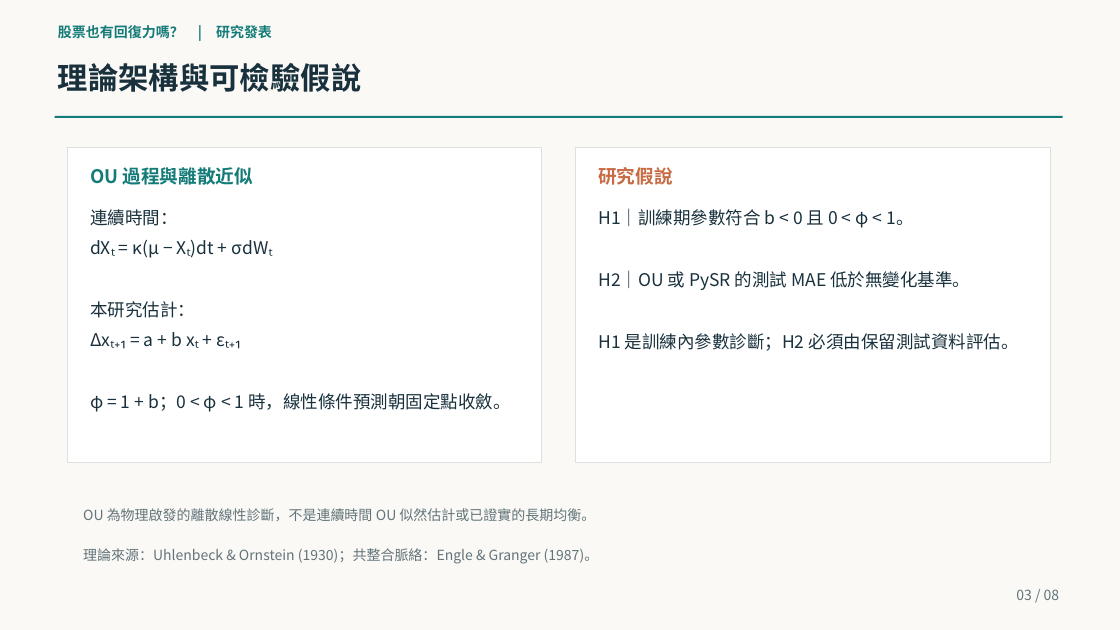
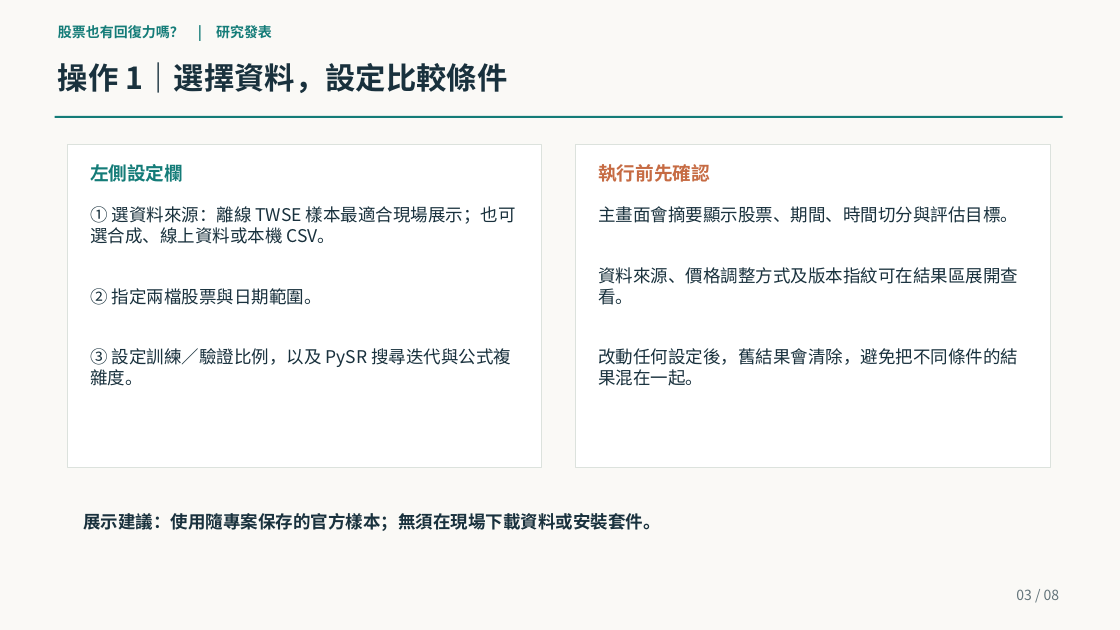
Before and after one commit to yinglinlin010/market-physics-lab, a slide deck: slide 3 of slides/midterm_90s.pptx. Drawn at 1120x630 pixels with LibreOffice and Linux fonts; fonts in the diff are those of the drawing. Boxes give left, top, right and bottom in pixels: in the first picture for what was removed or moved away, otherwise in the second. Text is boxed around its words. In the diff, an @@ line names an element or a change of style, - is before the commit and + after.

```diff
--- a/slides/midterm_90s.pptx
+++ b/slides/midterm_90s.pptx
@@ text at [58, 62, 508, 93]: text changed @@
-理論架構與可檢驗假說
+操作 1｜選擇資料，設定比較條件
@@ rectangle: place and size @@
-rectangle at [67, 147, 542, 462]
+rectangle at [67, 145, 542, 468]
@@ rectangle: place and size @@
-rectangle at [576, 147, 1050, 462]
+rectangle at [576, 145, 1050, 468]
@@ text at [90, 164, 183, 182]: text changed @@
-OU 過程與離散近似
+左側設定欄
@@ text at [598, 164, 710, 182]: text changed @@
-研究假說
+執行前先確認
@@ text at [90, 206, 516, 386]: text changed @@
-連續時間：
-dXₜ = κ(μ − Xₜ)dt + σdWₜ
-本研究估計：
-Δxₜ₊₁ = a + b xₜ + εₜ₊₁
-φ = 1 + b；0 < φ < 1 時，線性條件預測朝固定點收斂。
+① 選資料來源：離線 TWSE 樣本最適合現場展示；也可選合成、線上資料或本機 CSV。
+② 指定兩檔股票與日期範圍。
+③ 設定訓練／驗證比例，以及 PySR 搜尋迭代與公式複雜度。
@@ text at [598, 206, 1018, 386]: text changed @@
-H1｜訓練期參數符合 b < 0 且 0 < φ < 1。
-H2｜OU 或 PySR 的測試 MAE 低於無變化基準。
-H1 是訓練內參數診斷；H2 必須由保留測試資料評估。
+主畫面會摘要顯示股票、期間、時間切分與評估目標。
+資料來源、價格調整方式及版本指紋可在結果區展開查看。
+改動任何設定後，舊結果會清除，避免把不同條件的結果混在一起。
@@ text at [83, 513, 660, 531]: text changed; size 12 to 15 pt; text colour #63747A to #19313D; bold on @@
-OU 為物理啟發的離散線性診斷，不是連續時間 OU 似然估計或已證實的長期均衡。
+展示建議：使用隨專案保存的官方樣本；無須在現場下載資料或安裝套件。
@@ text removed at [83, 548, 599, 564] @@
-理論來源：Uhlenbeck & Ornstein (1930)；共整合脈絡：Engle & Granger (1987)。
```
Also in this commit, not shown: 1 other slide changed, 5 slides added, 5 slides removed, 2 other files.
